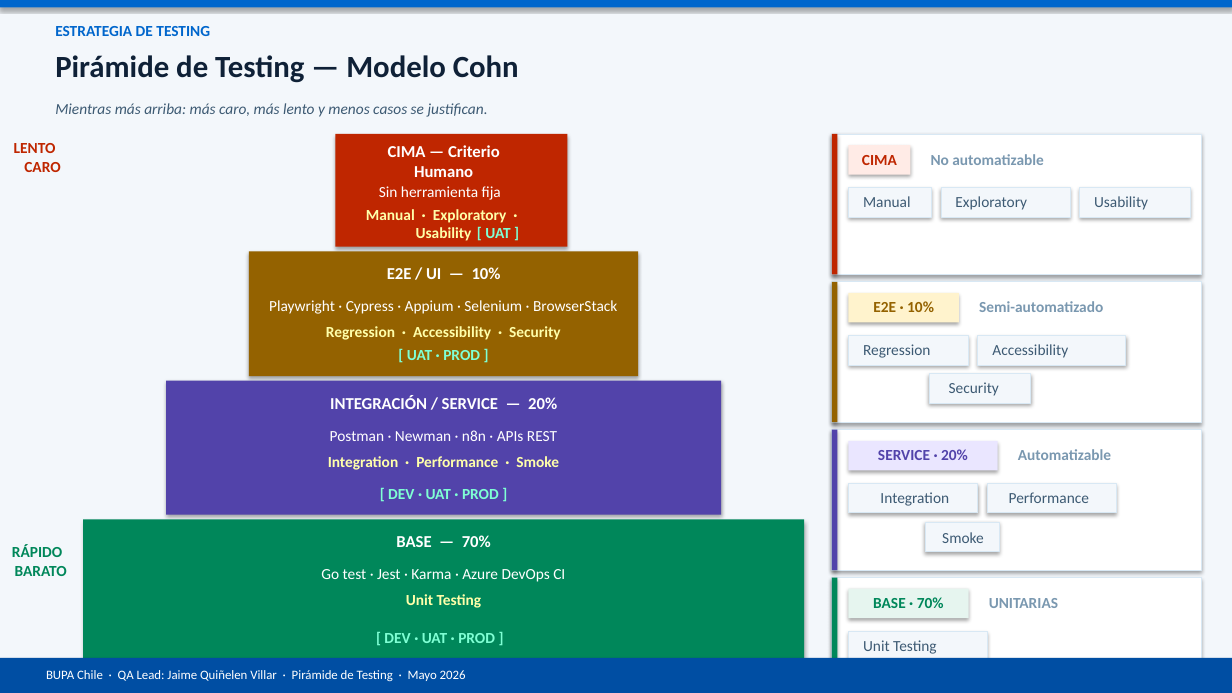
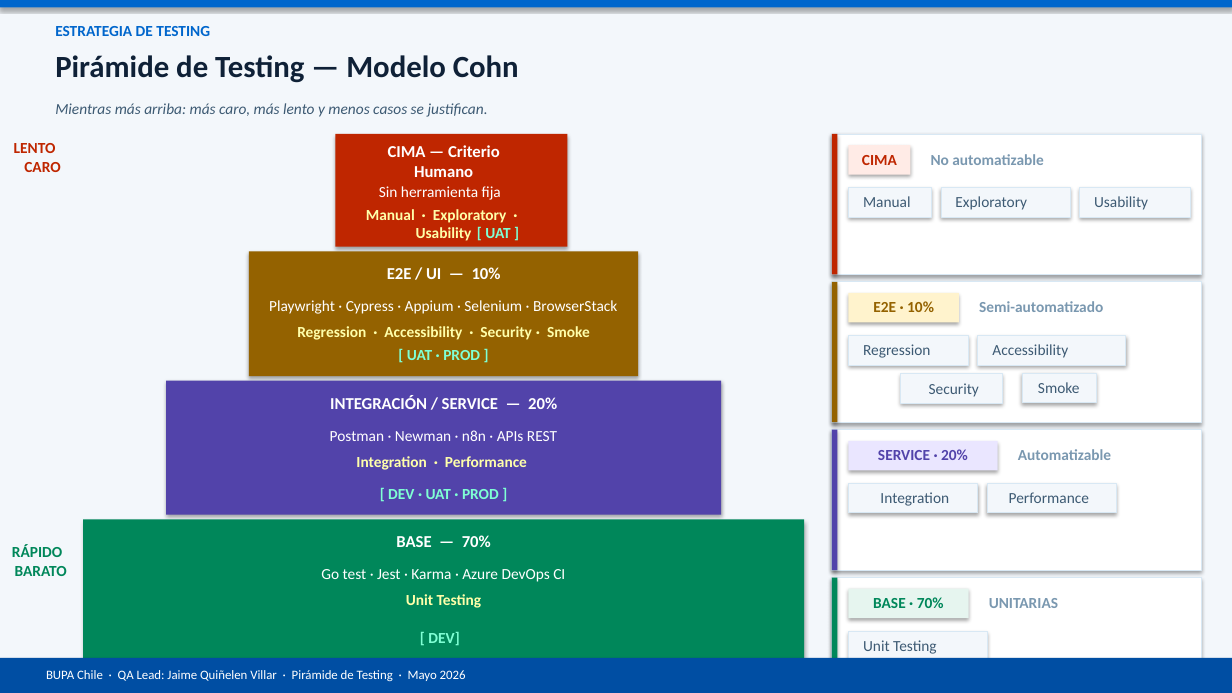
Before and after one commit to jaime1992/QA-Engineer, a slide deck: slide 2 of estandarizacion/piramide-testing.pptx. Drawn at 1232x693 pixels with LibreOffice and Linux fonts; fonts in the diff are those of the drawing. Boxes give left, top, right and bottom in pixels: in the first picture for what was removed or moved away, otherwise in the second. Text is boxed around its words. In the diff, an @@ line names an element or a change of style, - is before the commit and + after.

```diff
--- a/estandarizacion/piramide-testing.pptx
+++ b/estandarizacion/piramide-testing.pptx
@@ text at [297,326,590,340]: text changed @@
-Regression · Accessibility · Security
+Regression · Accessibility · Security · Smoke
@@ rectangle: place and size @@
-rectangle at [929,373,1031,403]
+rectangle at [901,373,1003,403]
@@ text "Security": place and size @@
-text "Security" at [949,382,999,396]
+text "Security" at [929,383,979,397]
@@ rectangle: place and size @@
-rectangle at [925,522,999,552]
+rectangle at [1022,373,1096,403]
@@ text "Smoke": place and size @@
-text "Smoke" at [942,532,984,543]
+text "Smoke" at [1038,382,1080,393]
@@ text at [356,456,527,470]: text changed @@
-Integration · Performance · Smoke
+Integration · Performance
@@ text at [428,632,459,645]: text changed @@
-[ DEV · UAT · PROD ]
+[ DEV]
```
Also in this commit, not shown: 1 other slide changed, 5 other files.
